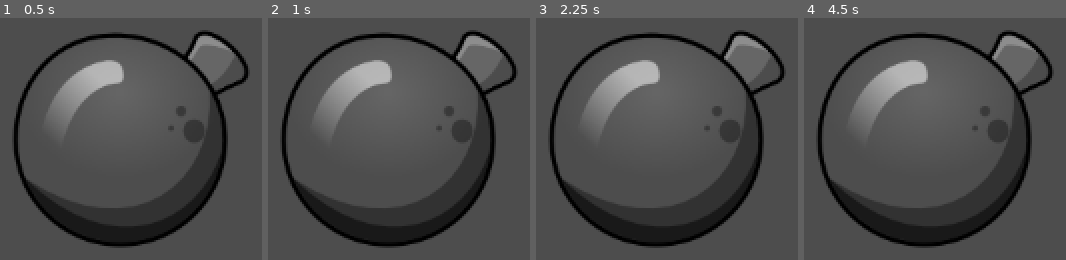
Above: before the commit, frames 1-4 (left to right).
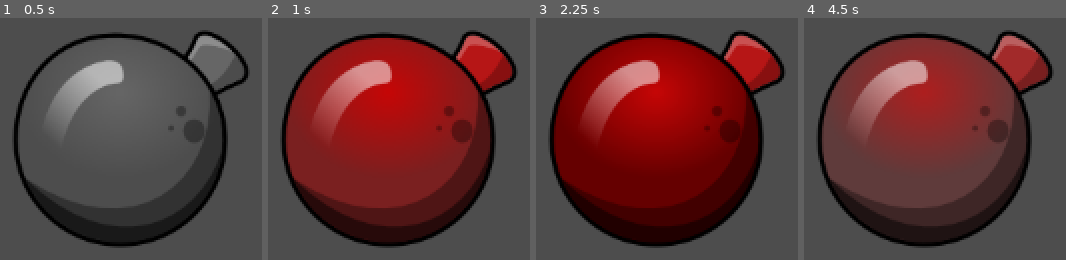
Above: after the commit, the same moments.

Repository: Chubby-Unicorn/godot_game
Game: Godot game, scene res://main.tscn
Two runs of this game, one before a commit and one after it. Both use one fixed random seed, a clock stepped at 60 frames per second and the inputs below.
Inputs (mouse positions are in pixels of both pictures, inside the frame that each line leads up to):
- Up to frame 1 (0.5 s): no input
- Up to frame 2 (1 s): tap Enter at 0.5 s; move the mouse to (outside the picture) at 0.52 s; click (outside the picture) at 0.67 s
- Up to frame 3 (2.25 s): move the mouse to (outside the picture) at 1.27 s; click (outside the picture) at 1.42 s; move the mouse to (outside the picture) at 2.02 s; click (outside the picture) at 2.17 s
- Up to frame 4 (4.5 s): move the mouse to (outside the picture) at 2.77 s; click (outside the picture) at 2.92 s; move the mouse to (outside the picture) at 3.52 s; click (outside the picture) at 3.67 s; move the mouse to (outside the picture) at 4.27 s; click (outside the picture) at 4.42 s

Frame 1 is identical in both runs. In frame 2, 51% of the frame differs, in the area x 6-94%, y 7-86%; in frame 3, 55%, in the area x 6-94%, y 7-92%; in frame 4, 31%.

Commit message:
Click Animation
add functions where if bomb is clicked it will begin animation

Diff:
--- /dev/null
+++ b/platform/Scripts/PlayBomb.gd
@@ -0,0 +1,13 @@
+extends Node2D
+
+
+
+
+# Called when the node enters the scene tree for the first time.
+func _ready() -> void:
+	pass
+
+
+# Called every frame. 'delta' is the elapsed time since the previous frame.
+func _process(delta: float) -> void:
+	pass
--- /dev/null
+++ b/platform/beginAnimation.gd
@@ -0,0 +1,11 @@
+extends AnimatedSprite2D
+var i : int = 0
+
+func begin_animation():
+	$".".play()
+
+
+
+func _input(event):
+	if event is InputEventMouseButton:
+		begin_animation()
--- a/platform/main.tscn
+++ b/platform/main.tscn
@@ -1,11 +1,13 @@
-[gd_scene load_steps=8 format=3 uid="uid://c15c1jk5ftams"]
+[gd_scene load_steps=11 format=3 uid="uid://c15c1jk5ftams"]
 
+[ext_resource type="Script" path="res://Scripts/PlayBomb.gd" id="1_l0cpw"]
 [ext_resource type="Texture2D" uid="uid://q7nrs5qqmw8a" path="res://Sprites/Explosion/1.png" id="1_okn05"]
 [ext_resource type="Texture2D" uid="uid://dks8qrauqhk6c" path="res://Sprites/Explosion/2.png" id="2_qlxvt"]
 [ext_resource type="Texture2D" uid="uid://cr1w7whsk5aq4" path="res://Sprites/Explosion/3.png" id="3_ec3ep"]
 [ext_resource type="Texture2D" uid="uid://cijultg1vkcom" path="res://Sprites/Explosion/4.png" id="4_ndd31"]
 [ext_resource type="Texture2D" uid="uid://dxasipj4bl05b" path="res://Sprites/Explosion/5.png" id="5_do8qe"]
 [ext_resource type="Texture2D" uid="uid://cx7tswvie64yi" path="res://Sprites/Explosion/6.png" id="6_kn58g"]
+[ext_resource type="Script" path="res://beginAnimation.gd" id="8_ke4jd"]
 
 [sub_resource type="SpriteFrames" id="SpriteFrames_6ohbd"]
 resource_local_to_scene = true
@@ -34,11 +36,23 @@
 "speed": 15.0
 }]
 
+[sub_resource type="CircleShape2D" id="CircleShape2D_xo5kf"]
+radius = 10.8155
+
 [node name="Main" type="Node2D"]
+script = ExtResource("1_l0cpw")
+
+[node name="Game Manager" type="Node" parent="."]
 
 [node name="Camera" type="Camera2D" parent="."]
 
 [node name="AnimatedSprite2D" type="AnimatedSprite2D" parent="."]
 sprite_frames = SubResource("SpriteFrames_6ohbd")
 animation = &"bombPulse"
-frame_progress = 0.47766
+frame_progress = 0.138123
+script = ExtResource("8_ke4jd")
+
+[node name="CollisionShape2D" type="CollisionShape2D" parent="AnimatedSprite2D"]
+position = Vector2(-9, -1)
+scale = Vector2(7.12, 7.12)
+shape = SubResource("CircleShape2D_xo5kf")
